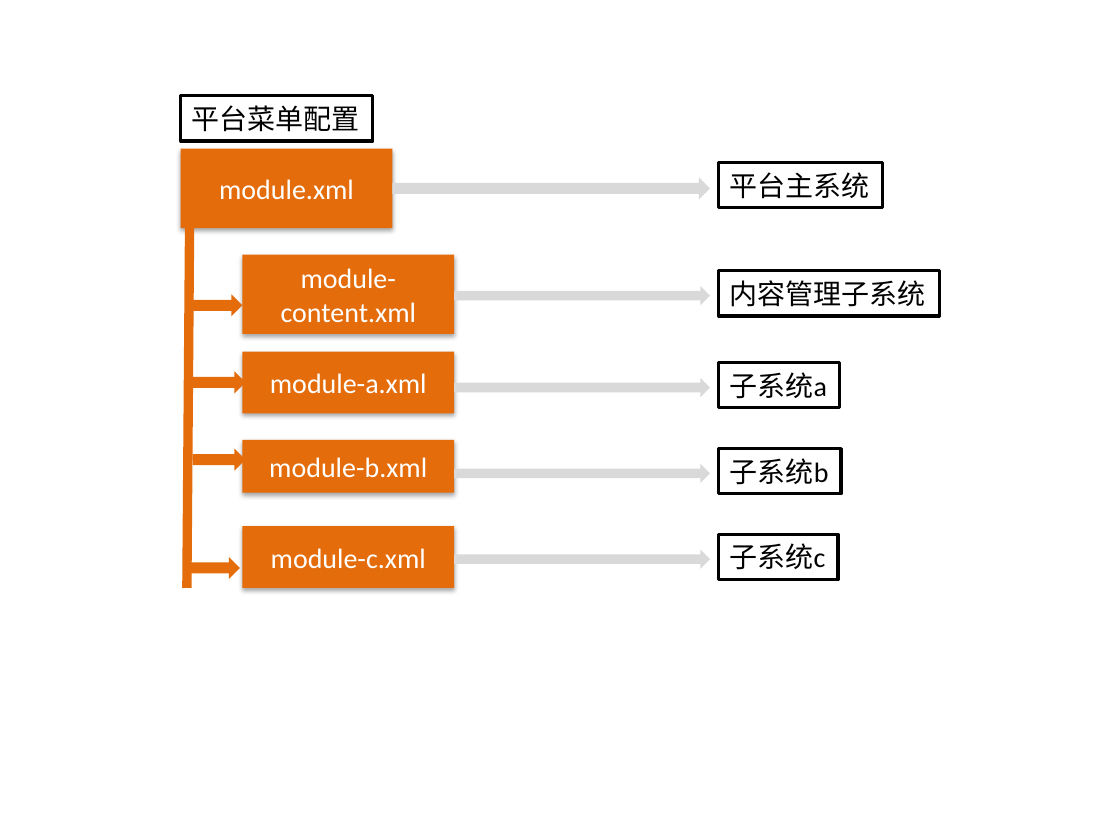
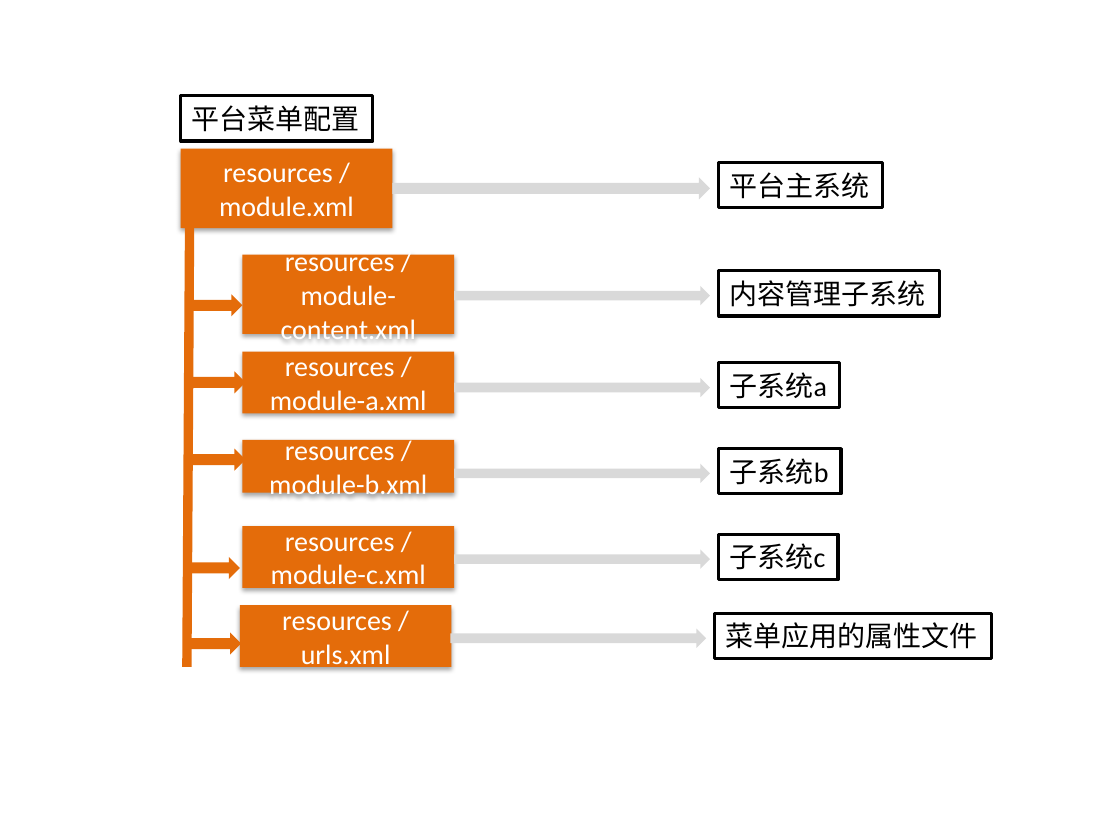
Before and after one commit to zhanght86/bboss-cms, a slide deck: slide 3 of 文档/平台配置文件示意图.pptx. Drawn at 1120x840 pixels with LibreOffice and Linux fonts; fonts in the diff are those of the drawing. Boxes give left, top, right and bottom in pixels: in the first picture for what was removed or moved away, otherwise in the second. Text is boxed around its words. In the diff, an @@ line names an element or a change of style, - is before the commit and + after.

```diff
--- a/文档/平台配置文件示意图.pptx
+++ b/文档/平台配置文件示意图.pptx
@@ text in rectangle at (x1=219, y1=168, x2=354, y2=216): text changed @@
-module.xml
+resources / module.xml
@@ line moved from (189, 228) - (187, 588) to (189, 228) - (187, 666) @@
@@ text in rectangle at (x1=281, y1=248, x2=417, y2=345): text changed @@
-module-content.xml
+resources / module-content.xml
@@ text in rectangle at (x1=270, y1=362, x2=427, y2=417): text changed @@
-module-a.xml
+resources / module-a.xml
@@ text in rectangle at (x1=269, y1=437, x2=427, y2=501): text changed @@
-module-b.xml
+resources / module-b.xml
@@ text in rectangle at (x1=271, y1=537, x2=426, y2=591): text changed @@
-module-c.xml
+resources / module-c.xml
@@ rectangle added at (x1=240, y1=605, x2=451, y2=666), fill #E46C0A, 18 pt, text #FFFFFF @@
+resources / urls.xml
@@ right arrow added at (x1=450, y1=628, x2=706, y2=647), fill #D9D9D9 @@
@@ rectangle added at (x1=715, y1=614, x2=991, y2=659), fill #FFFFFF, outline #000000 2 pt, 18 pt, text #000000 @@
+菜单应用的属性文件
@@ right arrow added at (x1=188, y1=633, x2=241, y2=655), fill #E46C0A @@
```
Also in this commit, not shown: 2 other slides changed, 9 slides added, 1 slide removed.
